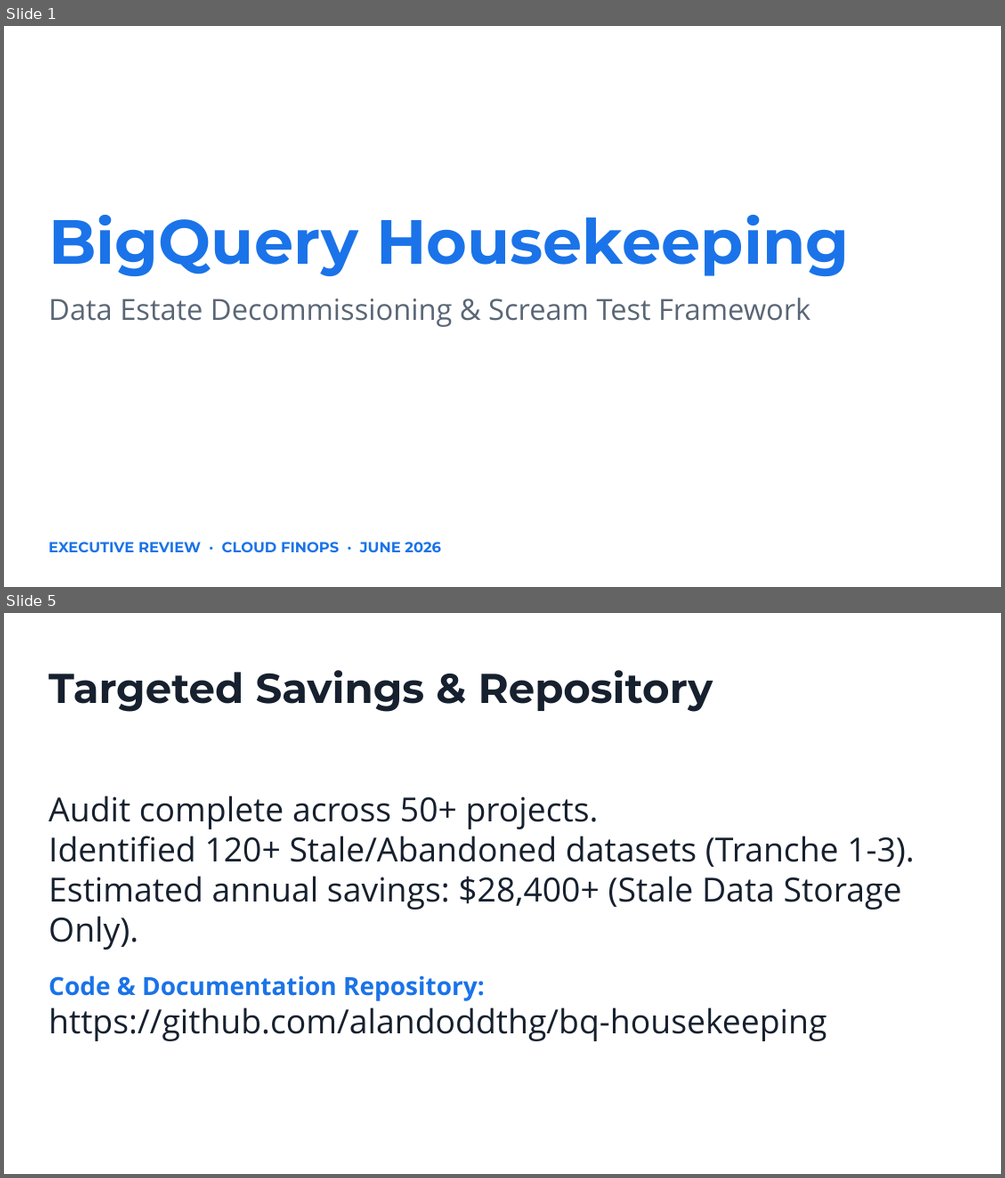
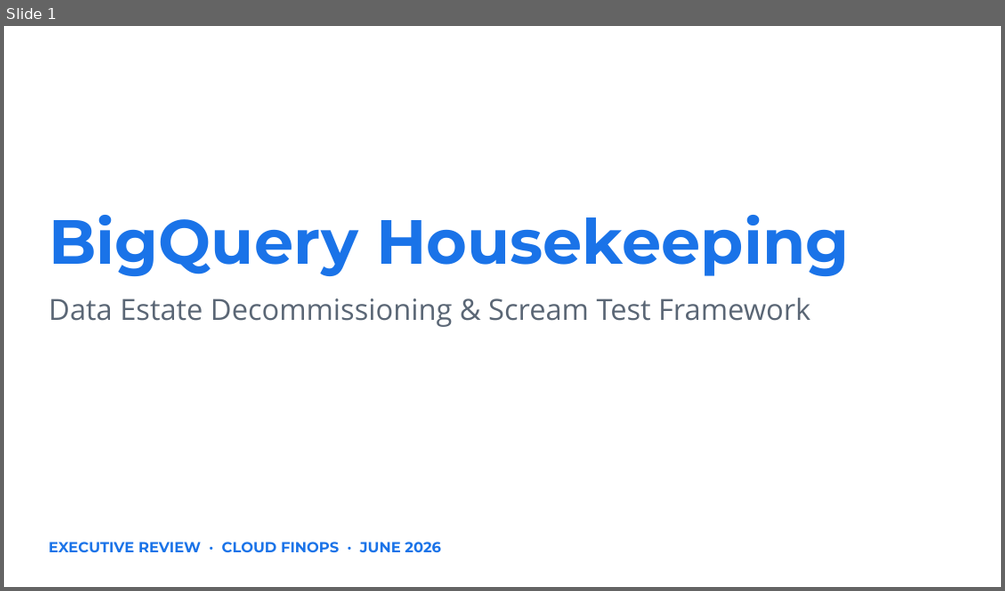
Before and after one commit to alandoddthg/bq-housekeeping, a slide deck: BigQuery_Housekeeping_Process.pptx. Shown one above the other, each under a label of ours: slides 1 and 5 before the commit, slide 1 after it; the slides between them are not shown. The pictures are 1005x1178 and 1005x591 pixels, drawn with LibreOffice and Linux fonts; fonts in the diff are those of the drawing. Boxes give left, top, right and bottom in pixels: in the first picture for what was removed or moved away, otherwise in the second. Text is boxed around its words. In the diff, an @@ line names an element or a change of style, - is before the commit and + after.

Commit message:
feat: include audit control file and expand presentation with tranche details

```diff
--- a/BigQuery_Housekeeping_Process.pptx
+++ b/BigQuery_Housekeeping_Process.pptx
@@ slide 5 removed at (x1=4, y1=613, x2=1001, y2=1174), background #FFFFFF @@
@@ text removed at (x1=48, y1=670, x2=713, y2=712) @@
-Targeted Savings & Repository
@@ text removed at (x1=48, y1=795, x2=914, y2=1041) @@
-Audit complete across 50+ projects.
-Identified 120+ Stale/Abandoned datasets (Tranche 1-3).
-Estimated annual savings: $28,400+ (Stale Data Storage Only).
-Code & Documentation Repository:
-https://github.com/alandoddthg/bq-housekeeping
```
Also in this commit, not shown: 1 slide changed, 3 slides added, 2 other slides removed, 6 other files.
